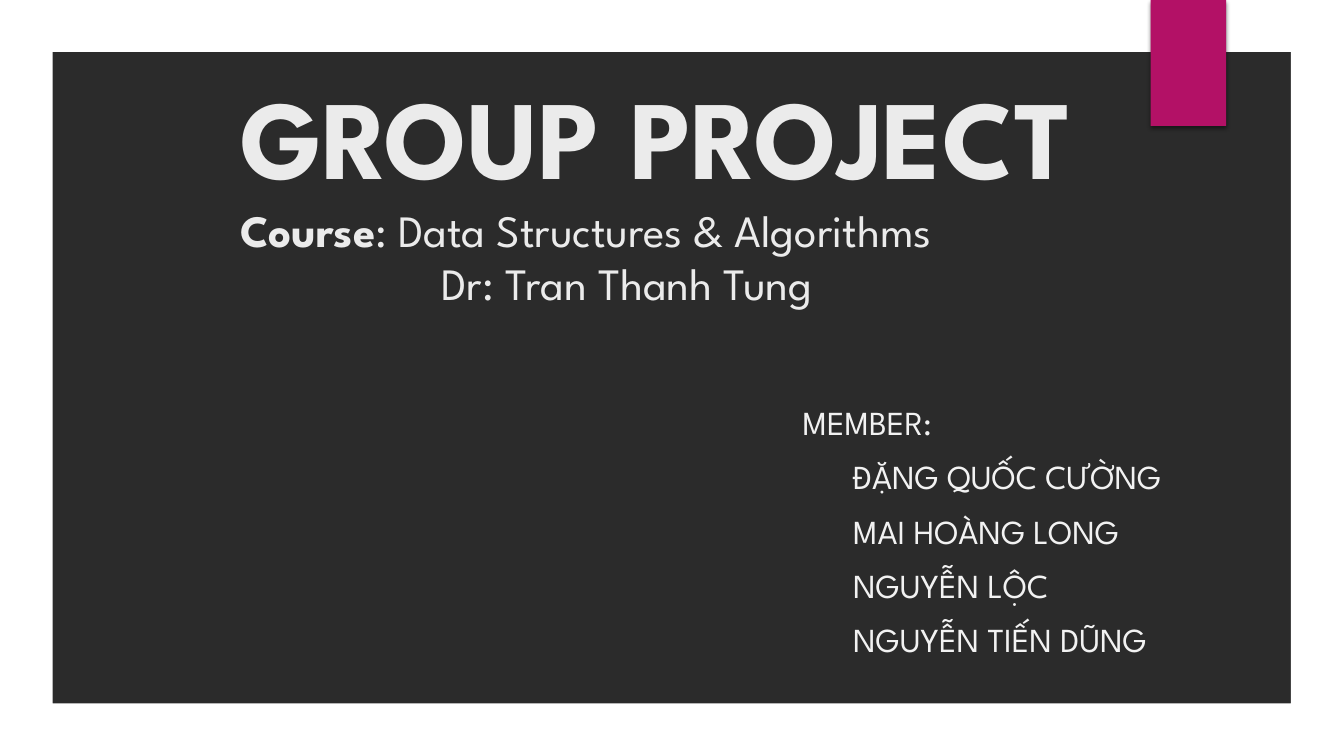
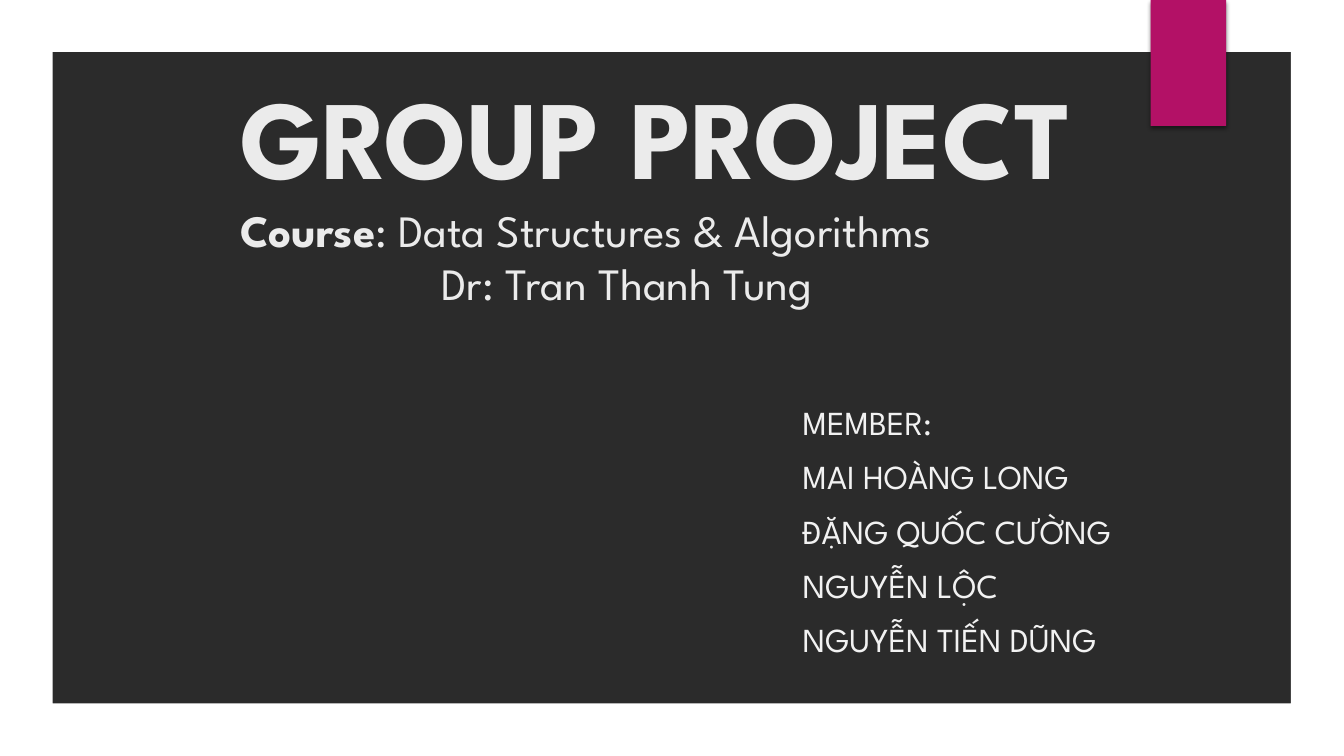
Before and after one commit to mailonggit/project-game-2048, a slide deck: slide 1 of GROUP PROJECT.pptx. Drawn at 1344x756 pixels with LibreOffice and Linux fonts; fonts in the diff are those of the drawing; background and template pictures are left out; a plain dark background stands for a picture behind light text. Boxes give left, top, right and bottom in pixels: in the first picture for what was removed or moved away, otherwise in the second. Text is boxed around its words. In the diff, an @@ line names an element or a change of style, - is before the commit and + after.

```diff
--- a/GROUP PROJECT.pptx
+++ b/GROUP PROJECT.pptx
@@ subtitle at bbox=[803, 460, 1069, 490]: paragraph added @@
+MAI HOÀNG LONG
@@ subtitle at bbox=[853, 515, 1119, 545]: paragraph removed @@
-MAI HOÀNG LONG
```
Also in this commit, not shown: 4 slides added, 1 slide removed, 21 other files.
